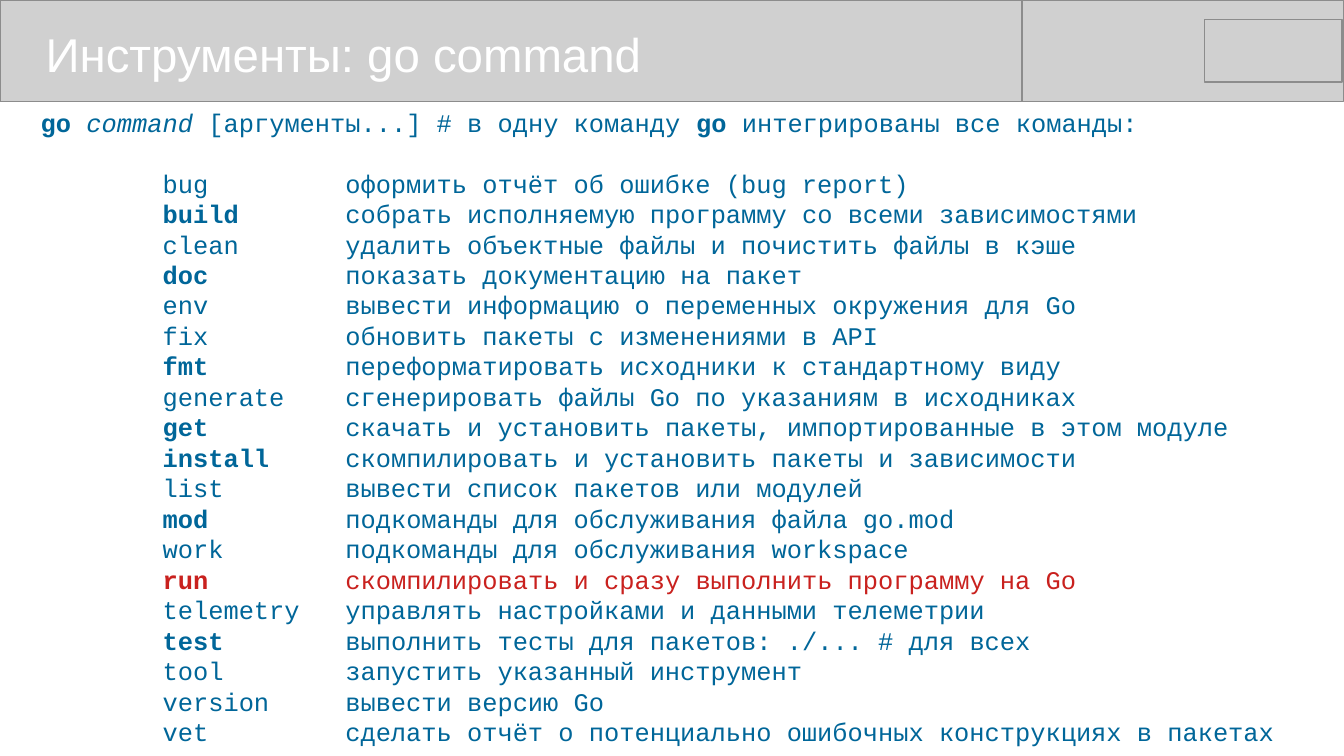
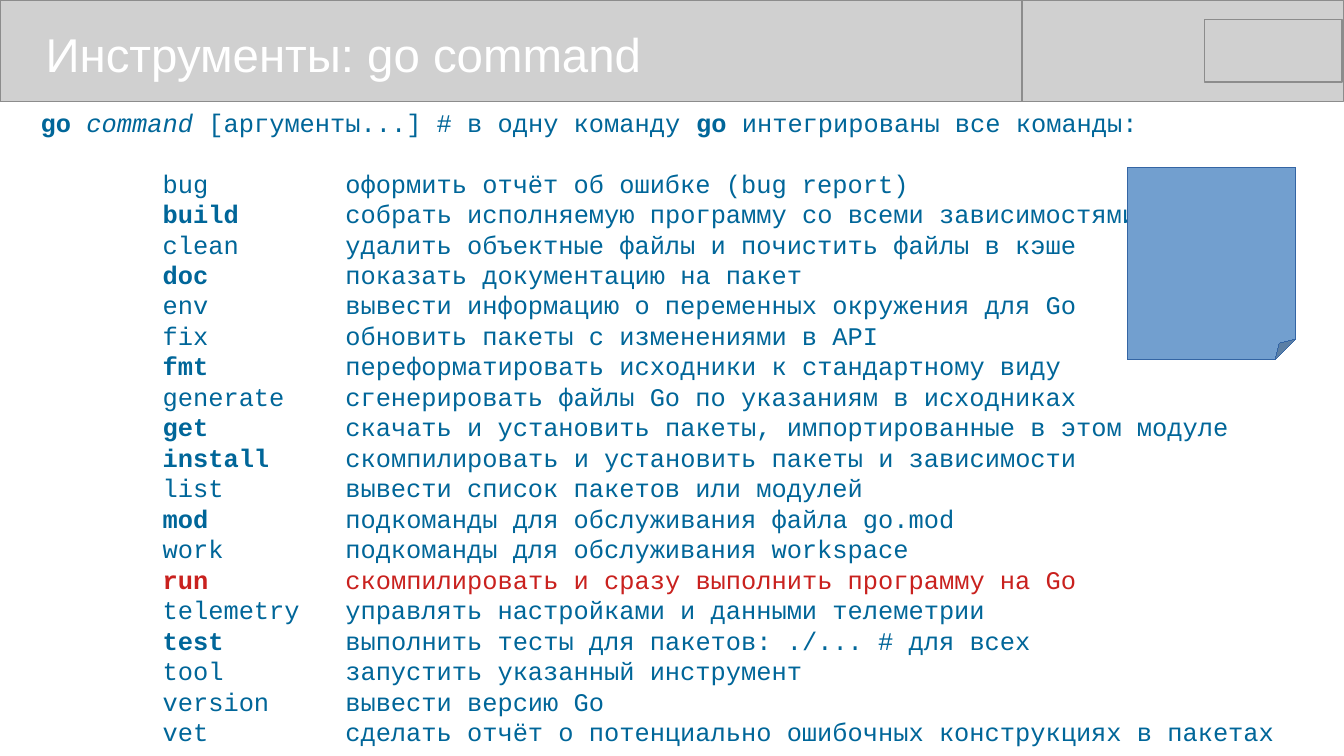
Before and after one commit to mike-shock/Go_language, a slide deck: slide 43 of Go_Preview.odp. Drawn at 1344x756 pixels with LibreOffice and Linux fonts; fonts in the diff are those of the drawing; grey boxes stand for pictures. Boxes give left, top, right and bottom in pixels: in the first picture for what was removed or moved away, otherwise in the second. Text is boxed around its words. In the diff, an @@ line names an element or a change of style, - is before the commit and + after.

```diff
--- a/Go_Preview.odp
+++ b/Go_Preview.odp
@@ folded corner added at <box>1128,168,1296,360</box>, fill #729FCF, outline #3465A4 0 pt @@
```
Also in this commit, not shown: 10 other slides changed, 1 other file.
